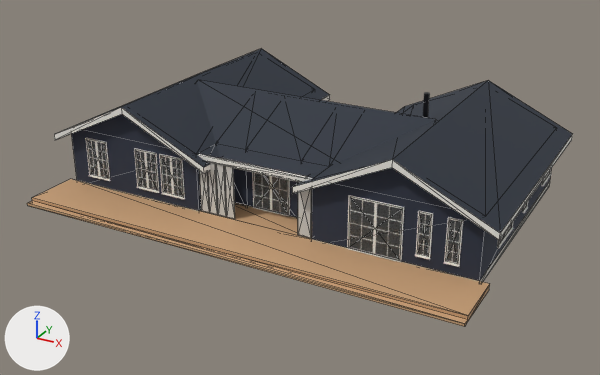
What one commit did to the glTF model i0k9g95har/teder187_c0_p1_m1.glb.
Rendered twice from a camera (50 mm lens) standing at (17.7, -24.0, 16.5) and looking at (0.4, 7.5, 0.8). Every picture has the same lights, and +X, +Y and +Z are marked at lower left. The picture after the commit comes second. Mesh edges are drawn as thin lines on the coarser meshes.

The scene before the commit, as lines of its bpy script (objects in view):
```python
mat_glass = principled_material('glass')
mat_glass.base_color = (0.00784, 0.0157, 0.0235)  # black #16222a
mat_glass.roughness = 0.02
mat_glass.alpha = 0.502
me_deck = bpy.data.meshes.new('deck')
me_deck.from_pydata(...)  # 38 vertices, 60 faces; spans x -10.7..10.7, y 1.0..14.8, z 0.0..0.3
me_deck.materials.append(mat_deck)  # its picture is missing
me_frame = bpy.data.meshes.new('frame')
me_frame.from_pydata(...)  # 2260 vertices, 4176 faces; spans x -10.4..10.4, y 3.8..15.3, z 0.2..2.7
me_frame.materials.append(mat_frame)  # white #f2f0ea
me_glass = bpy.data.meshes.new('glass')
me_glass.from_pydata(...)  # 176 vertices, 264 faces; spans x -10.3..10.3, y 3.9..15.2, z 0.3..2.7
me_glass.materials.append(mat_glass)  # black #16222a
ob_deck = bpy.data.objects.new('deck', me_deck)
ob_deck.location = (0.0, 0.0, 0.0)
ob_frame = bpy.data.objects.new('frame', me_frame)
ob_frame.location = (0.0, 0.0, 0.0)
ob_glass = bpy.data.objects.new('glass', me_glass)
ob_glass.location = (0.0, 0.0, 0.0)
# also in view: 'roof' at (0.0, 9.5, 3.8); 'fascia' at (0.0, 9.5, 3.6); 'wall' at (0.0, 9.5, 2.3); 'panel' at (0.0, 4.0, 1.5)
```
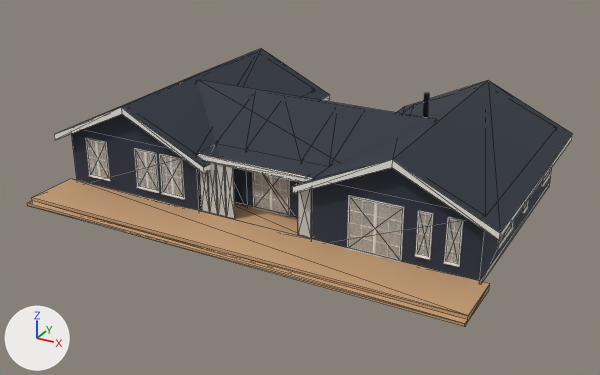
Location of each change, (x1, y1, x2, y2) in pixels of the pictures (600 x 375 px):
'glass', recoloured, surface changed: (88, 140, 512, 263) in both

Patch to the scene script:
```diff
--- a/i0k9g95har/teder187_c0_p1_m1.glb.py
+++ b/i0k9g95har/teder187_c0_p1_m1.glb.py
@@ mat_glass @@
 mat_glass = principled_material('glass')
-mat_glass.base_color = (0.00784, 0.0157, 0.0235)  # black #16222a
+mat_glass.base_color = (0.345, 0.451, 0.525)  # greyish blue #9fb3c0
 mat_glass.roughness = 0.02
-mat_glass.alpha = 0.502
+mat_glass.alpha = 0.22
```
